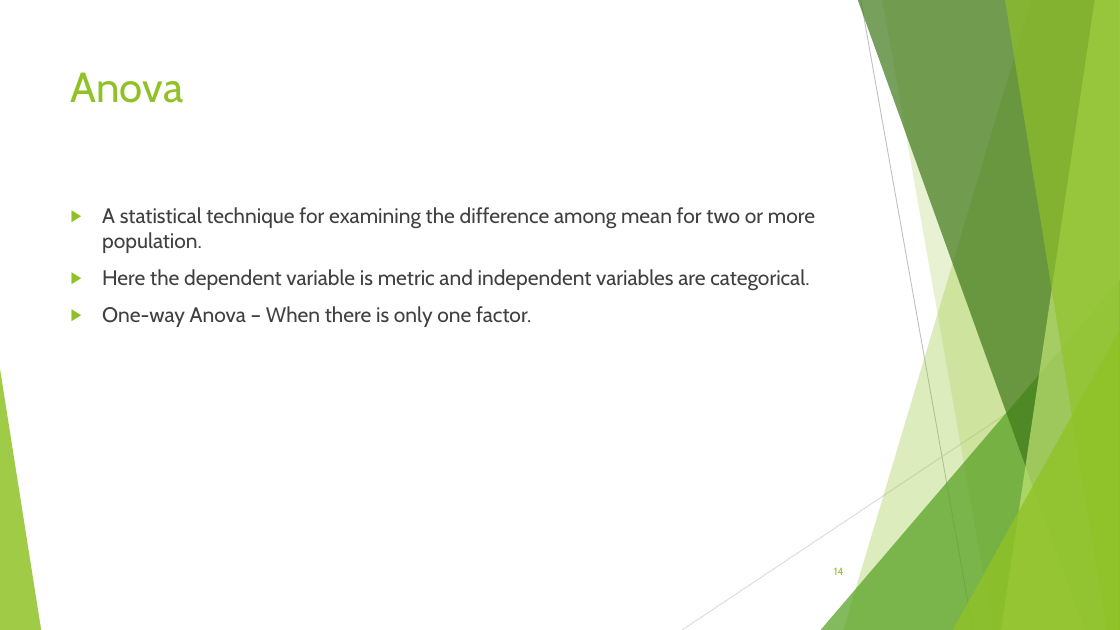
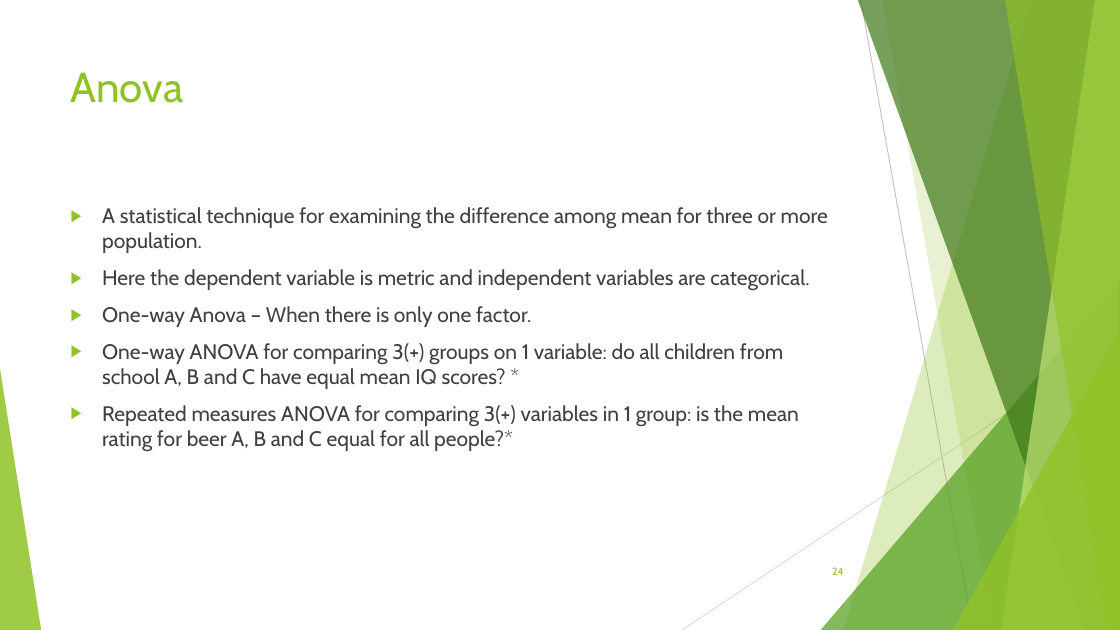
Before and after one commit to Deepaknatural/Training, a slide deck: slide 24 of STATISTICS.pptx (slide 14 before the commit). Drawn at 1120x630 pixels with LibreOffice and Linux fonts; fonts in the diff are those of the drawing; background and template pictures are left out. Boxes give left, top, right and bottom in pixels: in the first picture for what was removed or moved away, otherwise in the second. Text is boxed around its words. In the diff, an @@ line names an element or a change of style, - is before the commit and + after.

```diff
--- a/STATISTICS.pptx
+++ b/STATISTICS.pptx
@@ text at (102, 207, 828, 253): text changed @@
-▶ A statistical technique for examining the difference among mean for two or more population.
+▶ A statistical technique for examining the difference among mean for three or more population.
@@ text at (102, 343, 799, 451): paragraphs added @@
+▶ One-way ANOVA for comparing 3(+) groups on 1 variable: do all children from school A, B and C have equal mean IQ scores? *
+▶ Repeated measures ANOVA for comparing 3(+) variables in 1 group: is the mean rating for beer A, B and C equal for all people?*
@@ page number at (832, 567, 843, 575): text changed @@
-14
+24
```
Also in this commit, not shown: 6 other slides changed, 12 slides added, 1 slide removed, 2 other files.
